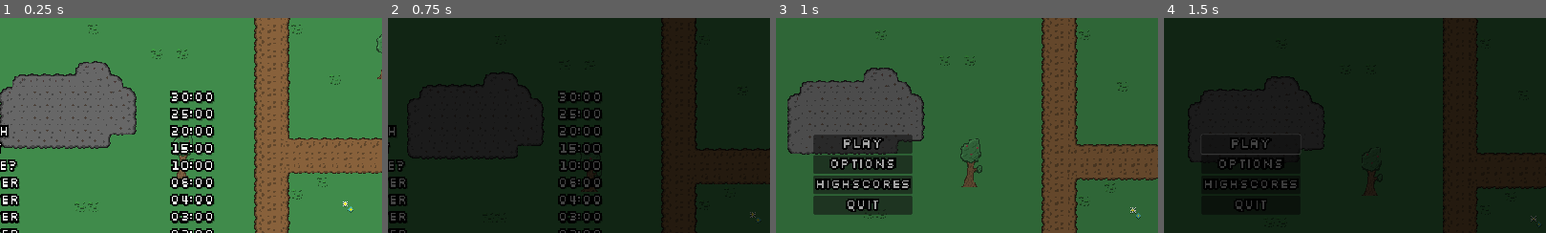
Above: before the commit, frames 1-4 (left to right).
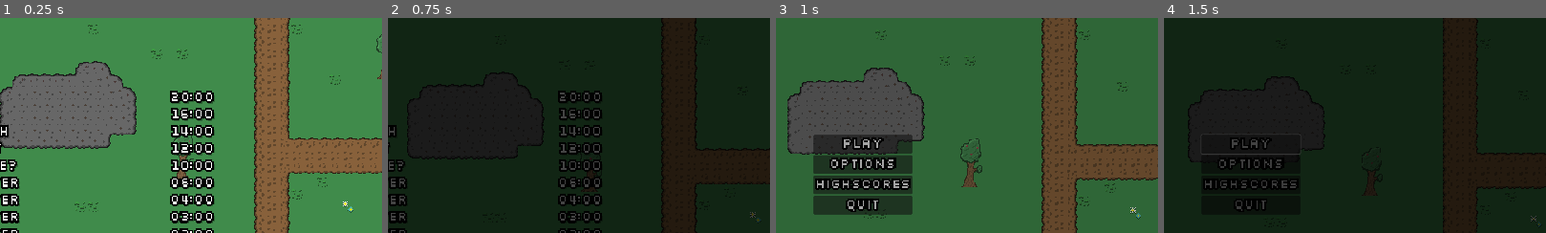
Above: after the commit, the same moments.

Repository: veprogames/top-down-incremental
Game: Godot game, scene res://highscore/highscore_menu.tscn
The game is run twice, just before and just after one commit, with the same random seed, the same clock (stepped at 60 frames per second) and the same inputs. This scene is started directly instead of the project's main scene.
Inputs:
- Up to frame 1 (0.25 s): no input
- Up to frame 2 (0.75 s): click "<-" at 0.5 s
- Up to frame 3 (1 s): no input
- Up to frame 4 (1.5 s): click "Play" at 1.25 s
The pictures show only the part of the screen within x 39-89%, y 14-64%; the shares and areas given below are measured in that part.

The runs differ from the first frame. In frame 1, 0.3% of the frame differs, in the area x 44-56%, y 36-64%; in frame 2, 0.2%; in frame 3, nothing differs; in frame 4, nothing differs.

Commit message:
tweak initial highscores

Diff:
--- a/highscore/initial_highscores.tres
+++ b/highscore/initial_highscores.tres
@@ -6,22 +6,22 @@
 [sub_resource type="Resource" id="Resource_5w5pp"]
 script = ExtResource("1_im043")
 player_name = "Can"
-time = 1800.0
+time = 1200.0
 
 [sub_resource type="Resource" id="Resource_nvtah"]
 script = ExtResource("1_im043")
 player_name = "You"
-time = 1500.0
+time = 960.0
 
 [sub_resource type="Resource" id="Resource_bi7of"]
 script = ExtResource("1_im043")
 player_name = "Reach"
-time = 1200.0
+time = 840.0
 
 [sub_resource type="Resource" id="Resource_x3qbk"]
 script = ExtResource("1_im043")
 player_name = "First "
-time = 900.0
+time = 720.0
 
 [sub_resource type="Resource" id="Resource_v8kcx"]
 script = ExtResource("1_im043")
